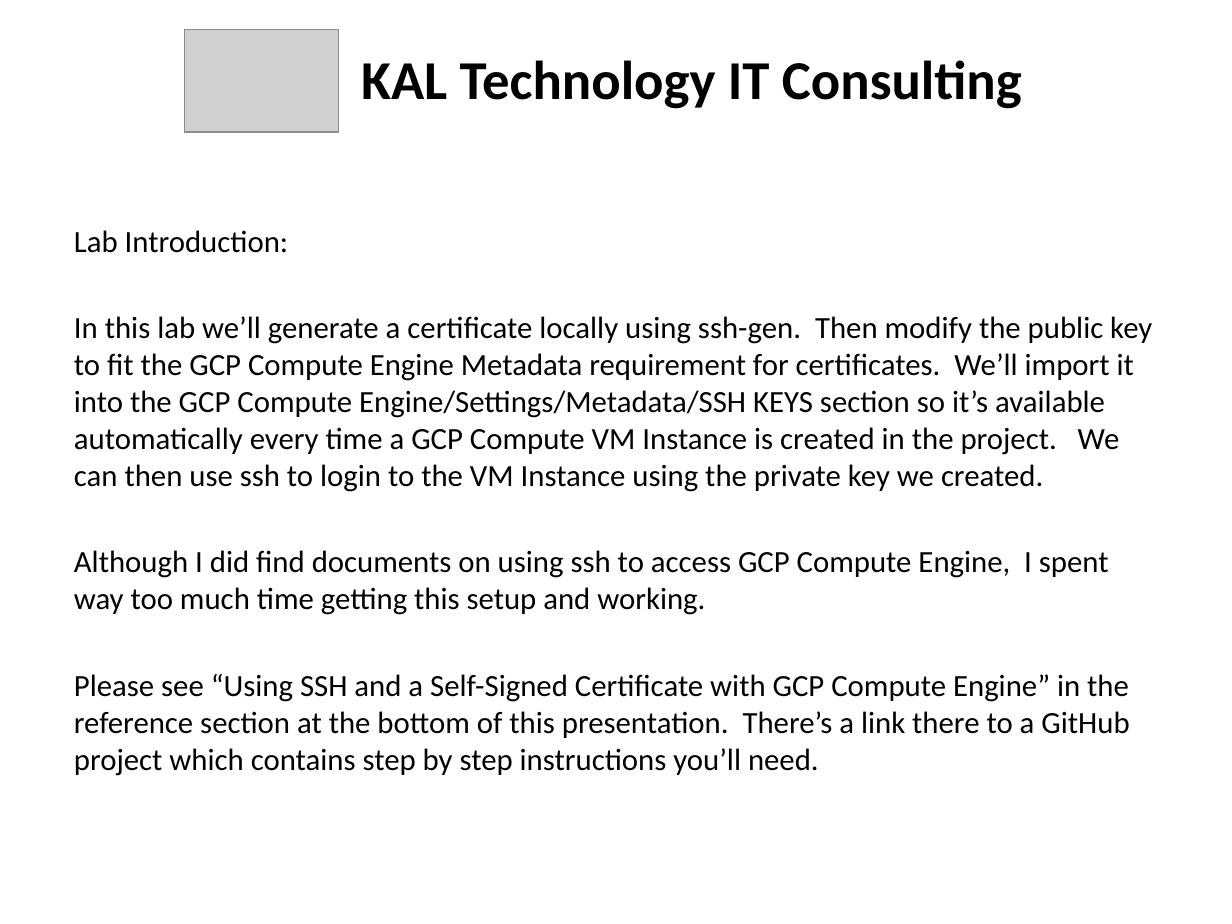
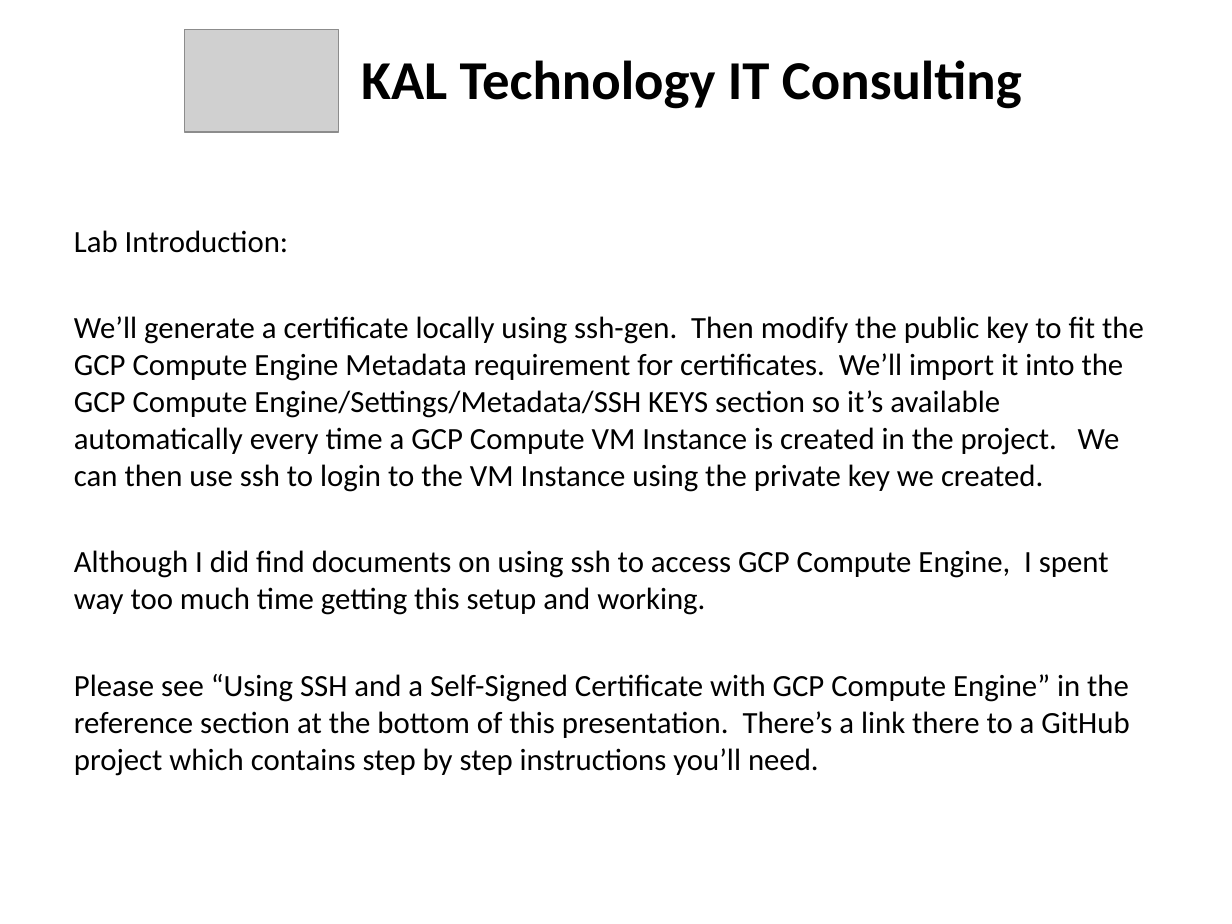
Before and after one commit to kskalvar/gcp-compute-ssh-self-signed-certificate, a slide deck: slide 3 of GCP Compute ssh Self-Signed-Certificate.pptx. Drawn at 1232x924 pixels with LibreOffice and Linux fonts; fonts in the diff are those of the drawing; grey boxes stand for pictures. Boxes give left, top, right and bottom in pixels: in the first picture for what was removed or moved away, otherwise in the second. Text is boxed around its words. In the diff, an @@ line names an element or a change of style, - is before the commit and + after.

```diff
--- a/GCP Compute ssh Self-Signed-Certificate.pptx
+++ b/GCP Compute ssh Self-Signed-Certificate.pptx
@@ text at bbox=[74, 316, 1144, 492]: text changed @@
-In this lab we’ll generate a certificate locally using ssh-gen. Then modify the public key to fit the GCP Compute Engine Metadata requirement for certificates. We’ll import it into the GCP Compute Engine/Settings/Metadata/SSH KEYS section so it’s available automatically every time a GCP Compute VM Instance is created in the project. We can then use ssh to login to the VM Instance using the private key we created.
+We’ll generate a certificate locally using ssh-gen. Then modify the public key to fit the GCP Compute Engine Metadata requirement for certificates. We’ll import it into the GCP Compute Engine/Settings/Metadata/SSH KEYS section so it’s available automatically every time a GCP Compute VM Instance is created in the project. We can then use ssh to login to the VM Instance using the private key we created.
```
Also in this commit, not shown: 1 other slide changed.
